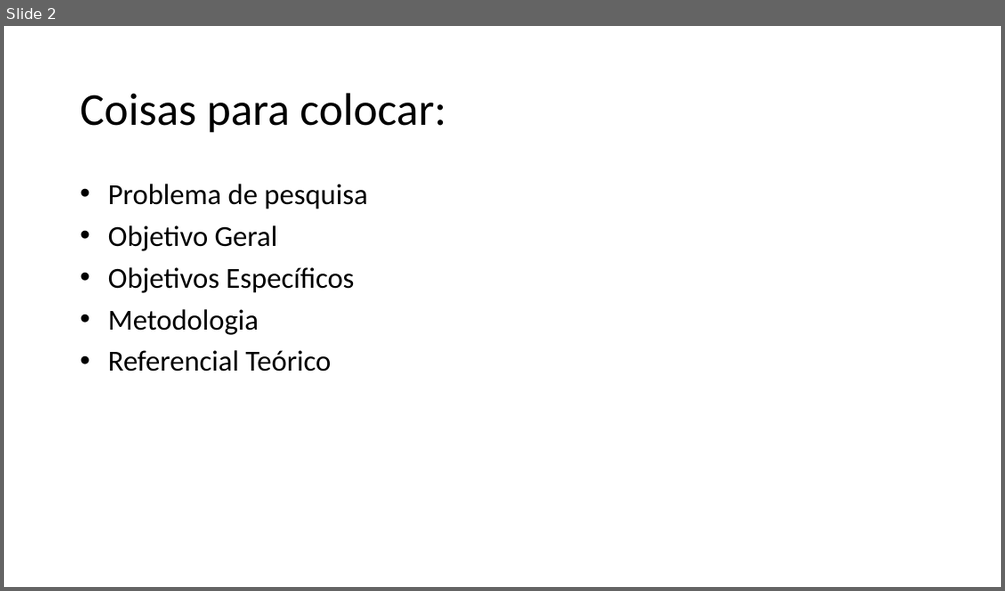
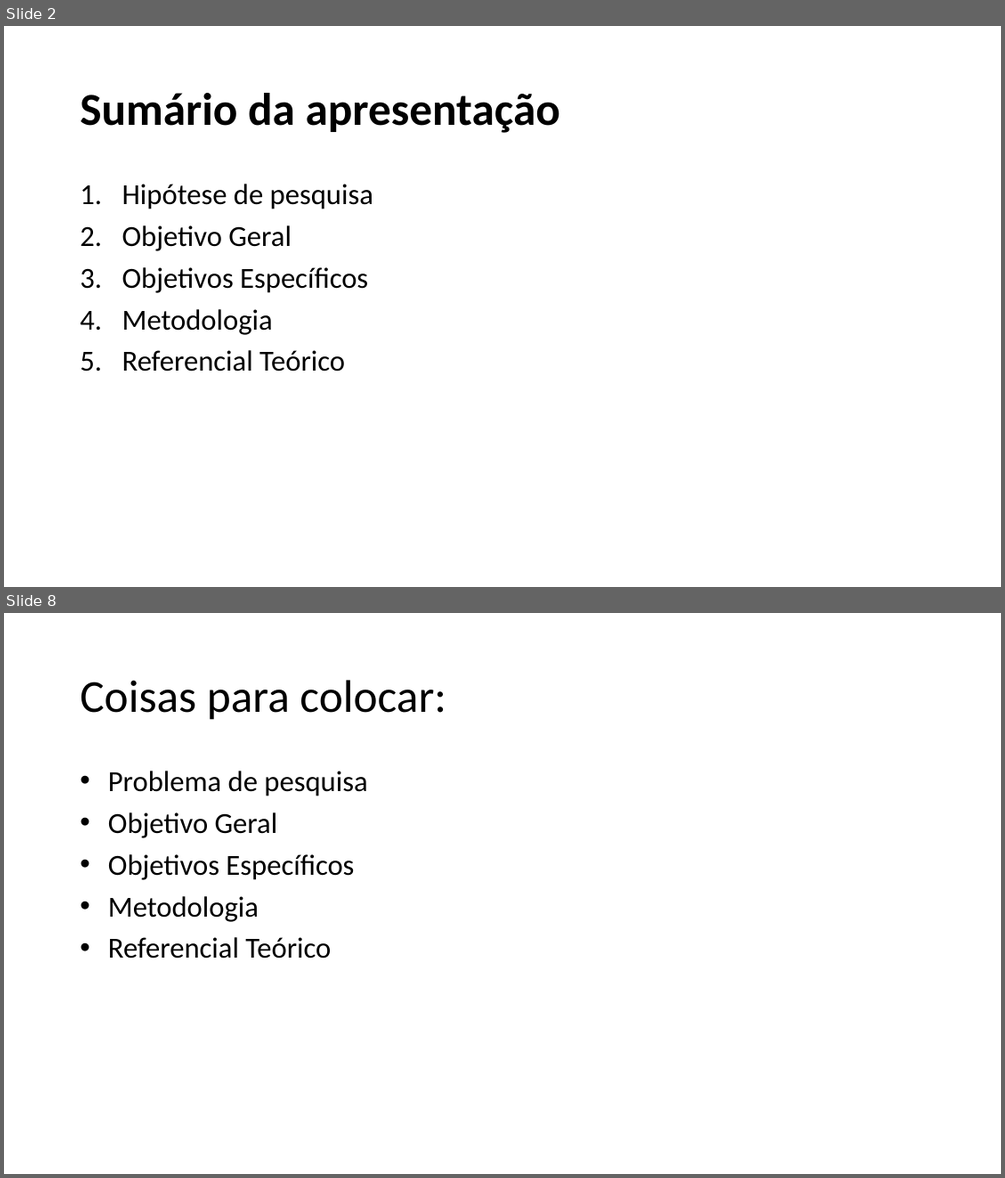
Before and after one commit to ricardopetrere/TCC_FTT, a slide deck: documentos/Apresentação_22_09.pptx. Shown one above the other, each under a label of ours: slide 2 before the commit, slides 2 and 8 after it; the slides between them are not shown. The pictures are 1005x591 and 1005x1178 pixels, drawn with LibreOffice and Linux fonts; fonts in the diff are those of the drawing. Boxes give left, top, right and bottom in pixels: in the first picture for what was removed or moved away, otherwise in the second. Text is boxed around its words. In the diff, an @@ line names an element or a change of style, - is before the commit and + after.

```diff
--- a/documentos/Apresentação_22_09.pptx
+++ b/documentos/Apresentação_22_09.pptx
@@ slide 2 added at (4,26,1001,587), background #FFFFFF @@
@@ title added at (80,93,560,133), 44 pt, text #000000, bold @@
+Sumário da apresentação
@@ text added at (122,184,373,371), 28 pt, text #000000 @@
+1. Hipótese de pesquisa
+2. Objetivo Geral
+3. Objetivos Específicos
+4. Metodologia
+5. Referencial Teórico
@@ what was slide 2 is now slide 8 @@
```
Also in this commit, not shown: 6 other slides added, 1 slide removed, 1 other file.
